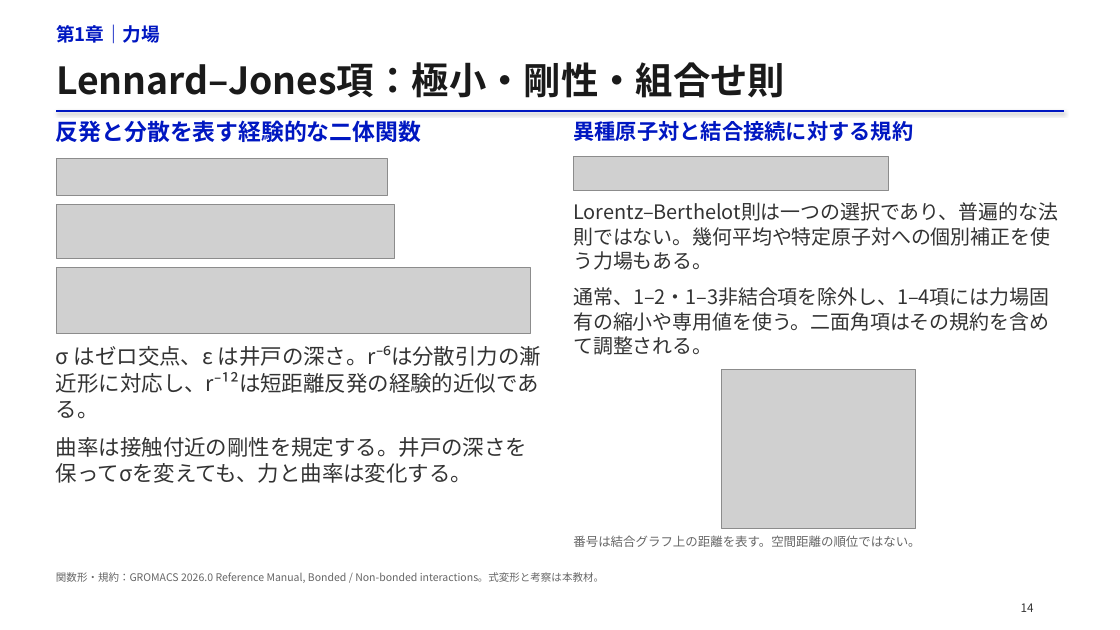
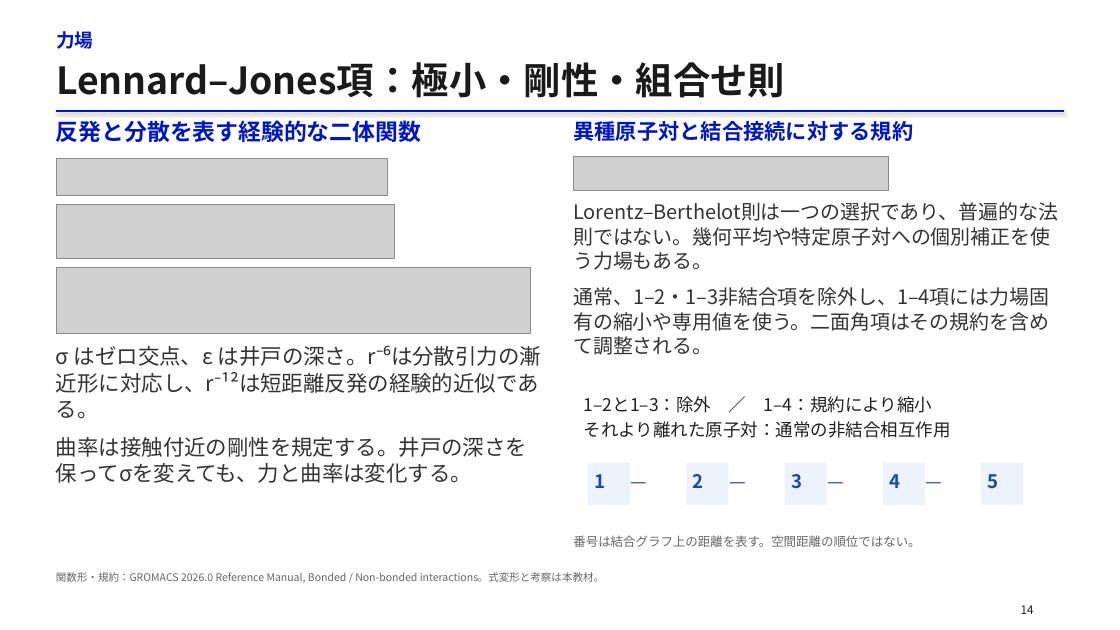
Before and after one commit to matsunagalab/lecture_bioinfo, a slide deck: slide 14 of 09_分子の相互作用と構造の安定性/09_分子の相互作用と構造の安定性.pptx. Drawn at 1120x630 pixels with LibreOffice and Linux fonts; fonts in the diff are those of the drawing; grey boxes stand for pictures. Boxes give left, top, right and bottom in pixels: in the first picture for what was removed or moved away, otherwise in the second. Text is boxed around its words. In the diff, an @@ line names an element or a change of style, - is before the commit and + after.

```diff
--- a/09_分子の相互作用と構造の安定性/09_分子の相互作用と構造の安定性.pptx
+++ b/09_分子の相互作用と構造の安定性/09_分子の相互作用と構造の安定性.pptx
@@ text at (x1=56, y1=31, x2=93, y2=49): text changed @@
-第1章｜力場
+力場
@@ picture removed at (x1=722, y1=370, x2=916, y2=529) @@
@@ text added at (x1=584, y1=396, x2=951, y2=438), 15 pt, text #202020 @@
+1–2と1–3：除外 ／ 1–4：規約により縮小
+それより離れた原子対：通常の非結合相互作用
@@ rectangle added at (x1=588, y1=463, x2=630, y2=505), fill #EDF3FD @@
@@ text added at (x1=595, y1=474, x2=606, y2=488), 16 pt, text #1748B7, bold @@
+1
@@ text added at (x1=631, y1=466, x2=682, y2=492), 16 pt, text #1748B7 @@
+—
@@ rectangle added at (x1=686, y1=463, x2=728, y2=505), fill #EDF3FD @@
@@ text added at (x1=693, y1=474, x2=704, y2=488), 16 pt, text #1748B7, bold @@
+2
@@ text added at (x1=729, y1=466, x2=781, y2=492), 16 pt, text #1748B7 @@
+—
@@ rectangle added at (x1=785, y1=463, x2=827, y2=505), fill #EDF3FD @@
@@ text added at (x1=791, y1=474, x2=802, y2=489), 16 pt, text #1748B7, bold @@
+3
@@ text added at (x1=828, y1=466, x2=879, y2=492), 16 pt, text #1748B7 @@
+—
@@ rectangle added at (x1=883, y1=463, x2=925, y2=505), fill #EDF3FD @@
@@ text added at (x1=890, y1=474, x2=901, y2=488), 16 pt, text #1748B7, bold @@
+4
@@ text added at (x1=926, y1=466, x2=977, y2=492), 16 pt, text #1748B7 @@
+—
@@ rectangle added at (x1=981, y1=463, x2=1023, y2=505), fill #EDF3FD @@
@@ text added at (x1=988, y1=474, x2=999, y2=489), 16 pt, text #1748B7, bold @@
+5
@@ text "14" at (x1=1021, y1=605, x2=1034, y2=614): text colour #333333 to #202020 @@
```
Also in this commit, not shown: 51 other slides changed, 2 slides added, 2 slides removed, 2 other files.
